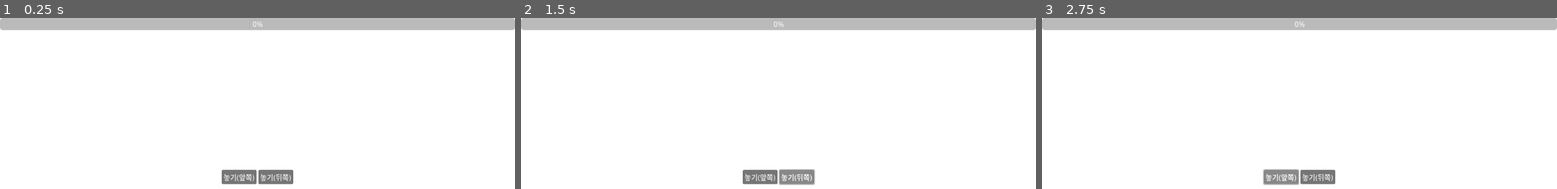
Above: before the commit, frames 1-3 (left to right).
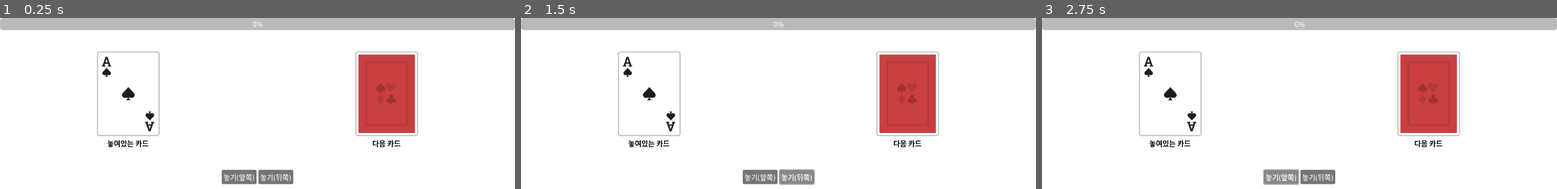
Above: after the commit, the same moments.

Repository: scy0416/deque_card_game
Game: Godot game, scene res://Scenes/play_scene.tscn
The game is run twice, just before and just after one commit, with the same random seed, the same clock (stepped at 60 frames per second) and the same inputs. This scene is started directly instead of the project's main scene.
Inputs:
- Up to frame 1 (0.25 s): no input
- Up to frame 2 (1.5 s): click "놓기(앞쪽)" at 0.5 s; click "놓기(뒤쪽)" at 1.25 s
- Up to frame 3 (2.75 s): click "놓기(앞쪽)" at 2 s

The runs differ from the first frame. In frame 1, 6.5% of the frame differs, in the area x 18-82%, y 19-76%; in frame 2, 6.5%; in frame 3, 6.5%.

Commit message:
플레이 씬에 놓인 카드 및 다음 카드를 추가함

Diff:
--- a/Scenes/play_scene.tscn
+++ b/Scenes/play_scene.tscn
@@ -1,4 +1,7 @@
-[gd_scene format=3 uid="uid://dyd4aiki7qqya"]
+[gd_scene load_steps=3 format=3 uid="uid://dyd4aiki7qqya"]
+
+[ext_resource type="PackedScene" uid="uid://do22l6w1ilhvp" path="res://Scenes/card.tscn" id="1_cvvjo"]
+[ext_resource type="PackedScene" uid="uid://b07p1n4jab4fo" path="res://Scenes/flip_card.tscn" id="2_jdeg8"]
 
 [node name="PlayScene" type="Node"]
 
@@ -25,13 +28,37 @@
 layout_mode = 2
 size_flags_vertical = 3
 
-[node name="ReleaseCard" type="Control" parent="UI/VBC/Other"]
+[node name="ReleaseCard" type="CenterContainer" parent="UI/VBC/Other"]
 layout_mode = 2
 size_flags_horizontal = 3
 
-[node name="CardFile" type="Control" parent="UI/VBC/Other"]
+[node name="VBC" type="VBoxContainer" parent="UI/VBC/Other/ReleaseCard"]
+layout_mode = 2
+
+[node name="Card" parent="UI/VBC/Other/ReleaseCard/VBC" instance=ExtResource("1_cvvjo")]
+layout_mode = 2
+
+[node name="Label" type="Label" parent="UI/VBC/Other/ReleaseCard/VBC"]
+layout_mode = 2
+theme_override_colors/font_color = Color(0, 0, 0, 1)
+text = "놓여있는 카드"
+horizontal_alignment = 1
+
+[node name="CardFile" type="CenterContainer" parent="UI/VBC/Other"]
 layout_mode = 2
 size_flags_horizontal = 3
+
+[node name="VBC" type="VBoxContainer" parent="UI/VBC/Other/CardFile"]
+layout_mode = 2
+
+[node name="FlipCard" parent="UI/VBC/Other/CardFile/VBC" instance=ExtResource("2_jdeg8")]
+layout_mode = 2
+
+[node name="Label" type="Label" parent="UI/VBC/Other/CardFile/VBC"]
+layout_mode = 2
+theme_override_colors/font_color = Color(0, 0, 0, 1)
+text = "다음 카드"
+horizontal_alignment = 1
 
 [node name="Hand" type="HFlowContainer" parent="UI/VBC"]
 layout_mode = 2
